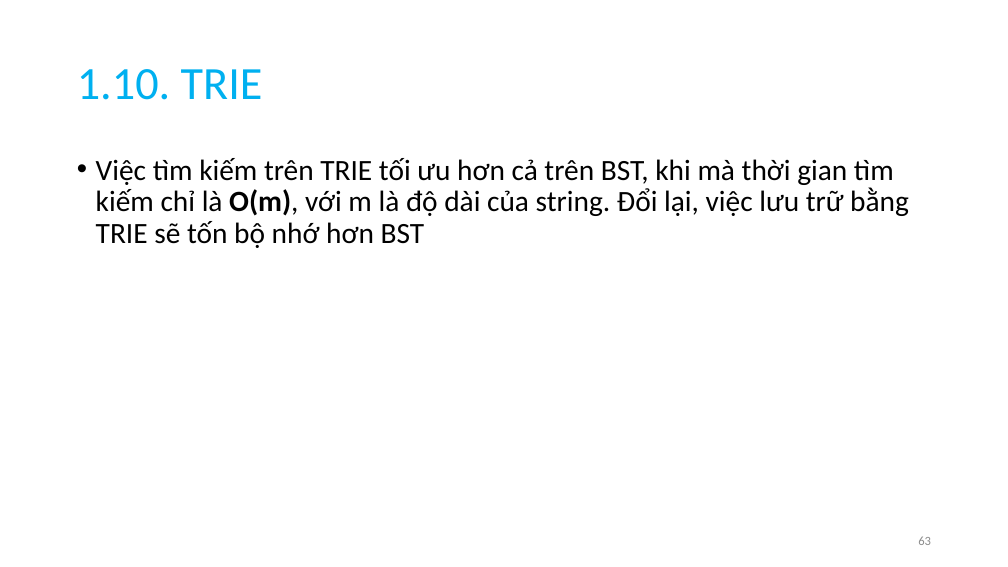
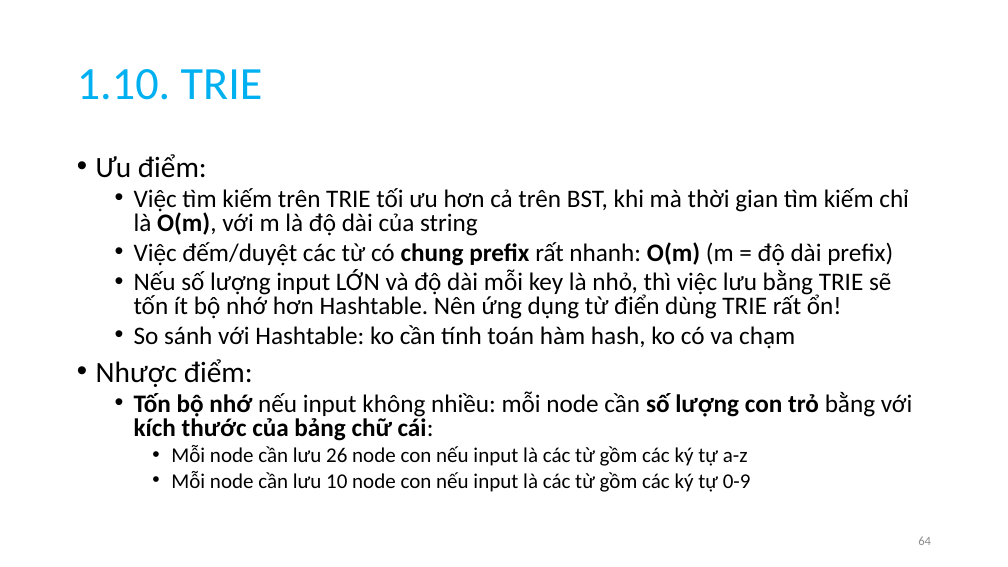
Before and after one commit to anhtuta/Notes, a slide deck: slide 64 of DSA.pptx (slide 63 before the commit). Drawn at 1008x567 pixels with LibreOffice and Linux fonts; fonts in the diff are those of the drawing. Boxes give left, top, right and bottom in pixels: in the first picture for what was removed or moved away, otherwise in the second. Text is boxed around its words. In the diff, an @@ line names an element or a change of style, - is before the commit and + after.

```diff
--- a/DSA.pptx
+++ b/DSA.pptx
@@ text at (96, 154, 912, 492): text changed; size 28 to 24 pt @@
-• Việc tìm kiếm trên TRIE tối ưu hơn cả trên BST, khi mà thời gian tìm kiếm chỉ là O(m), với m là độ dài của string. Đổi lại, việc lưu trữ bằng TRIE sẽ tốn bộ nhớ hơn BST
+• Ưu điểm:
+  • Việc tìm kiếm trên TRIE tối ưu hơn cả trên BST, khi mà thời gian tìm kiếm chỉ là O(m), với m là độ dài của string
+  • Việc đếm/duyệt các từ có chung prefix rất nhanh: O(m) (m = độ dài prefix)
+  • Nếu số lượng input LỚN và độ dài mỗi key là nhỏ, thì việc lưu bằng TRIE sẽ tốn ít bộ nhớ hơn Hashtable. Nên ứng dụng từ điển dùng TRIE rất ổn!
+  • So sánh với Hashtable: ko cần tính toán hàm hash, ko có va chạm
+• Nhược điểm:
+  • Tốn bộ nhớ nếu input không nhiều: mỗi node cần số lượng con trỏ bằng với kích thước của bảng chữ cái:
+    • Mỗi node cần lưu 26 node con nếu input là các từ gồm các ký tự a-z
+    • Mỗi node cần lưu 10 node con nếu input là các từ gồm các ký tự 0-9
@@ page number at (918, 536, 931, 545): text changed @@
-63
+64
```
Also in this commit, not shown: 27 other slides changed, 4 slides added, 1 slide removed.
